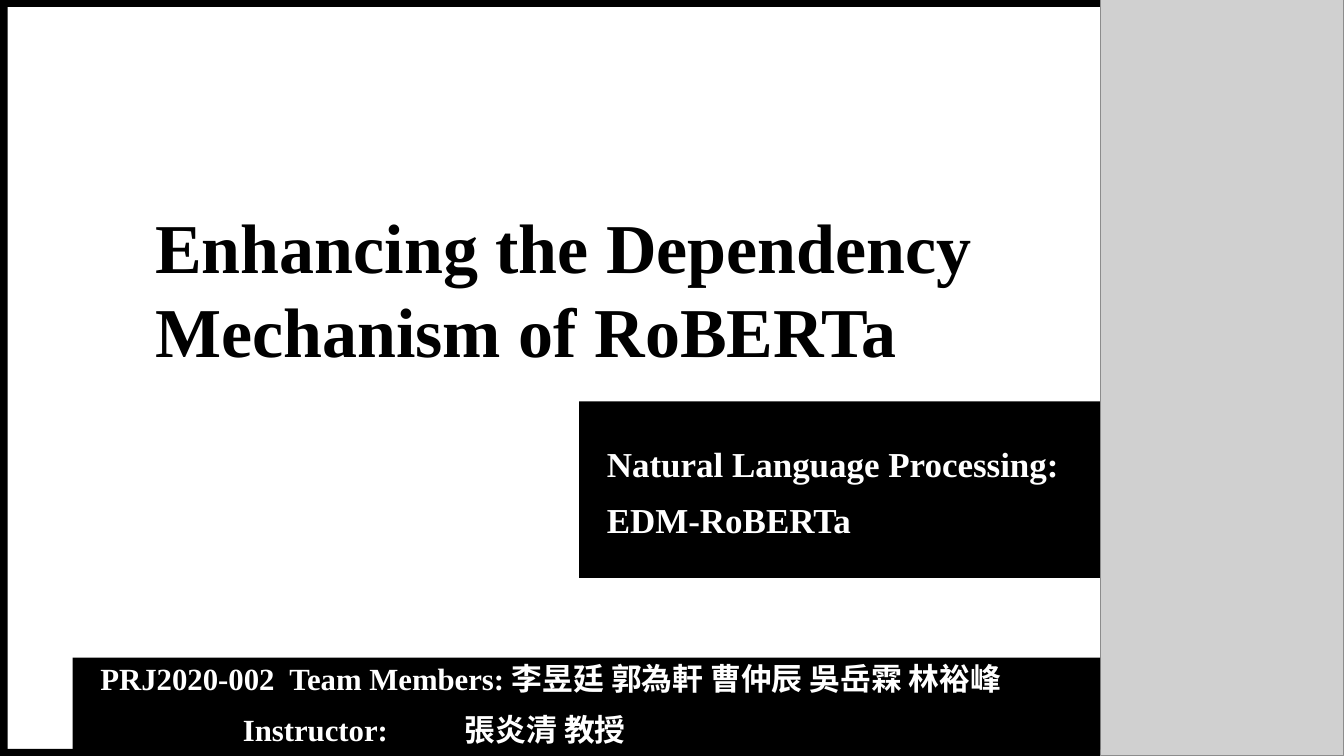
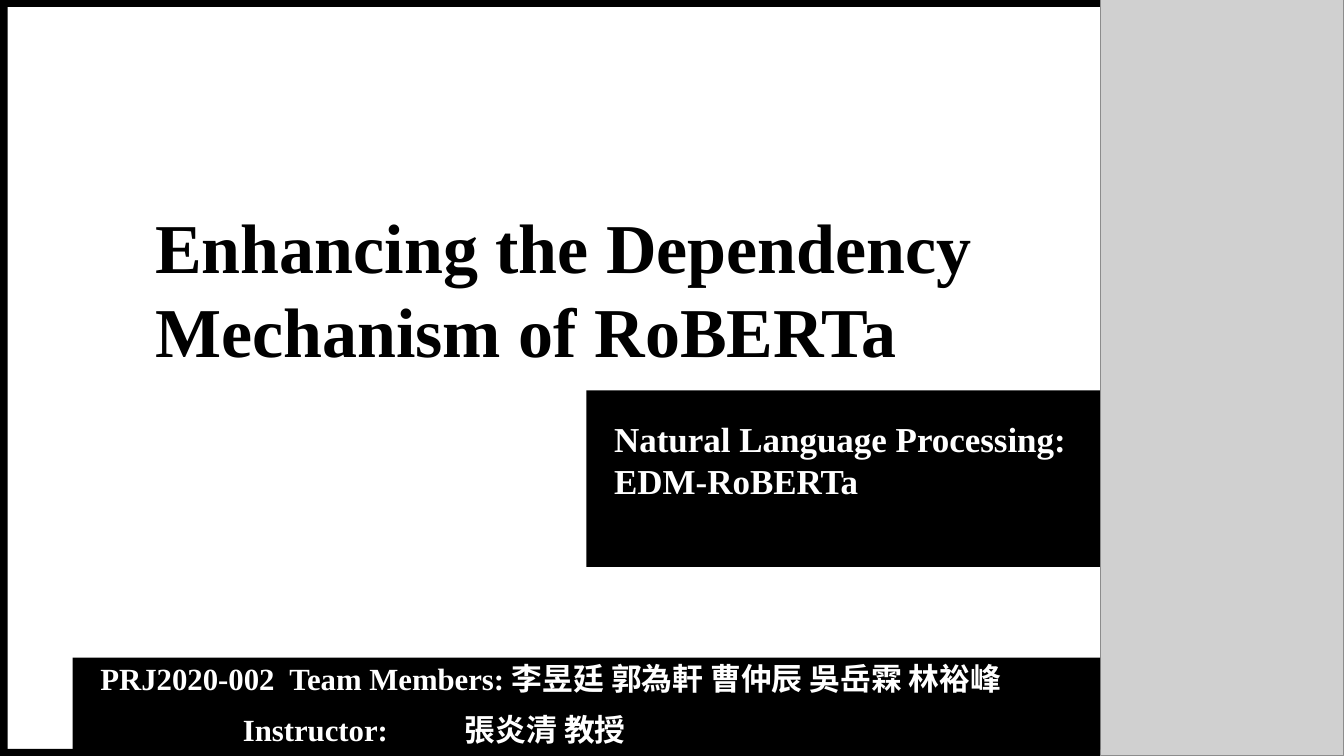
Before and after one commit to theQuert/inlpfun, a slide deck: slide 1 of Lab/REP.pptx. Drawn at 1344x756 pixels with LibreOffice and Linux fonts; fonts in the diff are those of the drawing; grey boxes stand for pictures. Boxes give left, top, right and bottom in pixels: in the first picture for what was removed or moved away, otherwise in the second. Text is boxed around its words. In the diff, an @@ line names an element or a change of style, - is before the commit and + after.

```diff
--- a/Lab/REP.pptx
+++ b/Lab/REP.pptx
@@ subtitle "Natural Language Processing: EDM-RoBERTa": place and size @@
-subtitle "Natural Language Processing: EDM-RoBERTa" at [580, 401, 1106, 578]
+subtitle "Natural Language Processing: EDM-RoBERTa" at [587, 390, 1113, 567]
@@ subtitle at [614, 427, 1066, 495]: text changed @@
-Natural Language Processing:
-EDM-RoBERTa
+Natural Language Processing:
+EDM-RoBERTa
```
Also in this commit, not shown: 6 other slides changed, 3 slides added.
